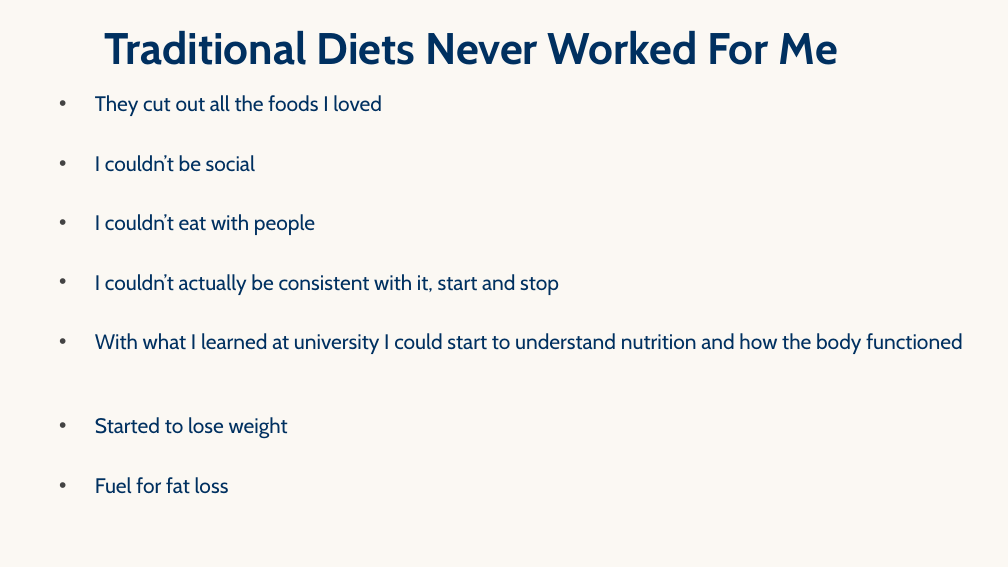
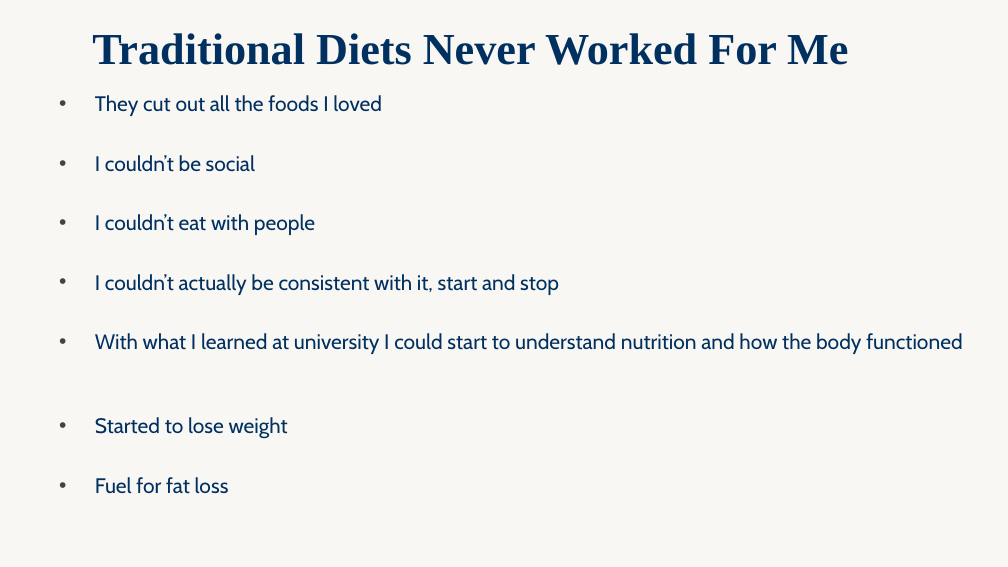
Before and after one commit to WeAreWLA/21-day-reset, a slide deck: slide 6 of decks/Day 5 - Free 5 Day Reset/Day 5 - Free 5 Day Reset.pptx. Drawn at 1008x567 pixels with LibreOffice and Linux fonts; fonts in the diff are those of the drawing. Boxes give left, top, right and bottom in pixels: in the first picture for what was removed or moved away, otherwise in the second. Text is boxed around its words. In the diff, an @@ line names an element or a change of style, - is before the commit and + after.

```diff
--- a/decks/Day 5 - Free 5 Day Reset/Day 5 - Free 5 Day Reset.pptx
+++ b/decks/Day 5 - Free 5 Day Reset/Day 5 - Free 5 Day Reset.pptx
@@ background #FBF8F3 to #F9F7F4 @@
@@ title "Traditional Diets Never Worked For ..." at [92, 33, 848, 65]: font Cabin to Times New Roman @@
```
Also in this commit, not shown: 36 other slides changed.
